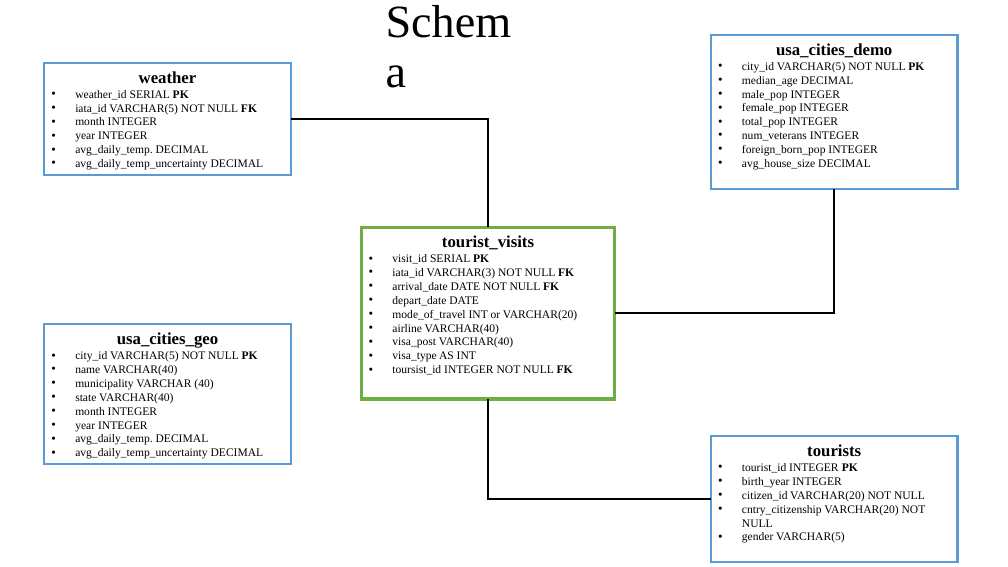
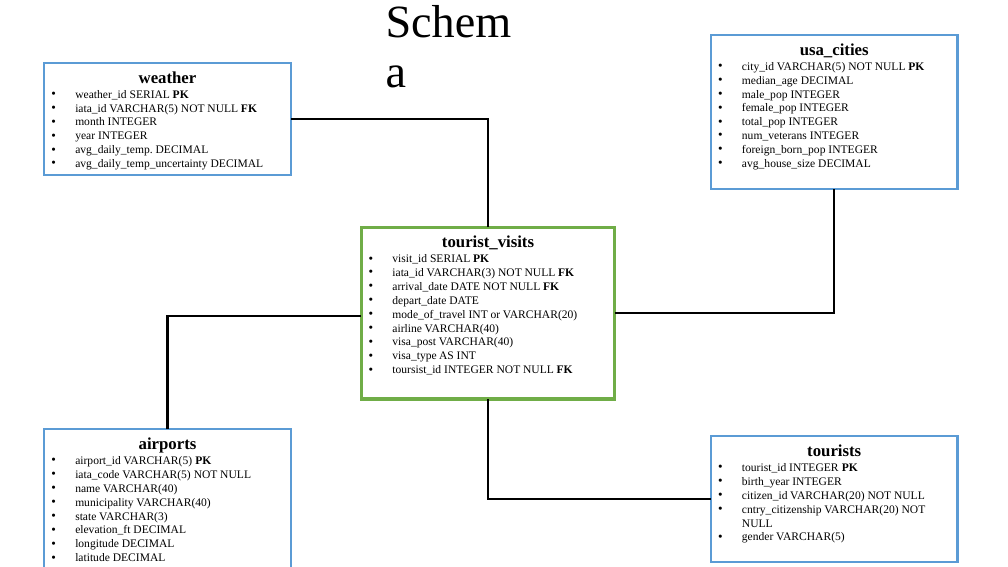
Before and after one commit to Morgan-Sell/usa-tourism-etl, a slide deck: slide 2 of usa_tourism_etl_project_plan.pptx. Drawn at 1008x567 pixels with LibreOffice and Linux fonts; fonts in the diff are those of the drawing. Boxes give left, top, right and bottom in pixels: in the first picture for what was removed or moved away, otherwise in the second. Text is boxed around its words. In the diff, an @@ line names an element or a change of style, - is before the commit and + after.

Commit message:
finished first draft of db schema

```diff
--- a/usa_tourism_etl_project_plan.pptx
+++ b/usa_tourism_etl_project_plan.pptx
@@ text in rectangle at [800, 43, 869, 58]: text changed @@
-usa_cities_demo
+usa_cities
@@ elbow line added from (168, 430) to (361, 316), #000000 2.25 pt @@
@@ rectangle "airports": place and size @@
-rectangle "airports" at [44, 324, 290, 464]
+rectangle "airports" at [44, 430, 290, 567]
@@ text in rectangle at [75, 437, 251, 481]: text changed @@
-usa_cities_geo
-• city_id VARCHAR(5) NOT NULL PK
+airports
+• airport_id VARCHAR(5) PK
+• iata_code VARCHAR(5) NOT NULL
@@ text in rectangle at [75, 498, 210, 561]: text changed @@
-• municipality VARCHAR (40)
-• state VARCHAR(40)
-• month INTEGER
-• year INTEGER
-• avg_daily_temp. DECIMAL
-• avg_daily_temp_uncertainty DECIMAL
+• municipality VARCHAR(40)
+• state VARCHAR(3)
+• elevation_ft DECIMAL
+• longitude DECIMAL
+• latitude DECIMAL
```
Also in this commit, not shown: 3 other files.
